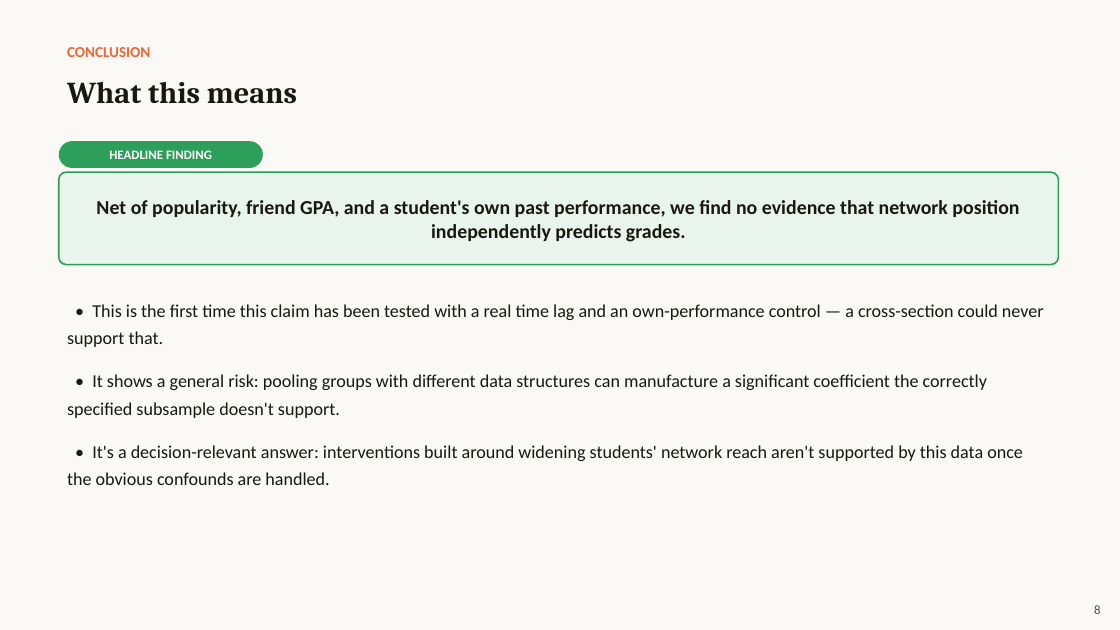
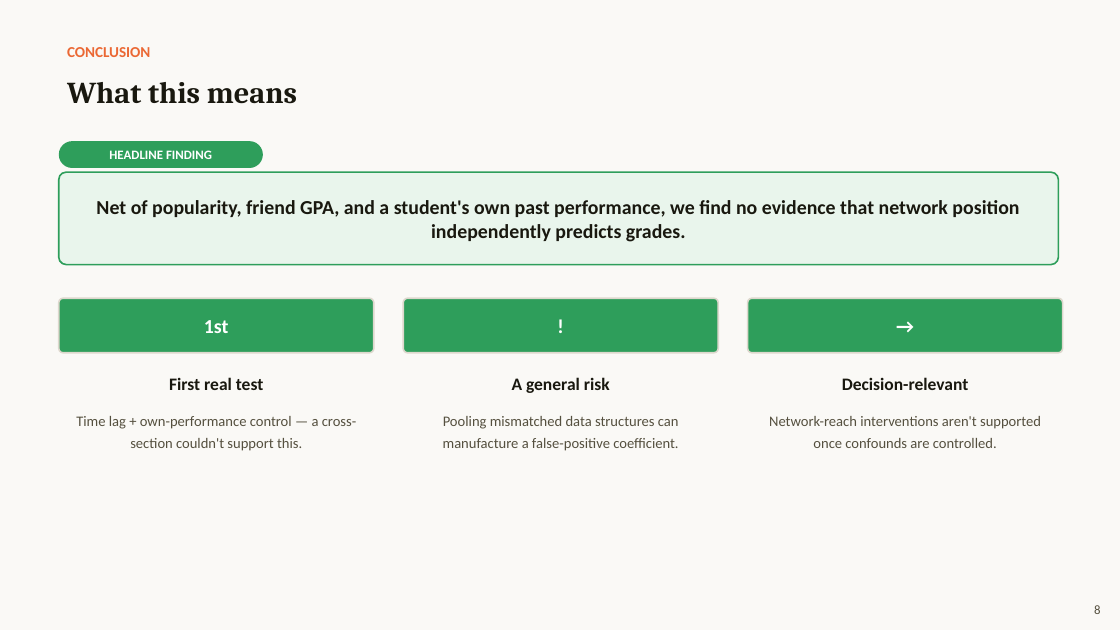
Before and after one commit to TingyingHuang/ECC3841-network-position-and-academic-performance, a slide deck: slide 8 of slides/Presentation2.pptx. Drawn at 1120x630 pixels with LibreOffice and Linux fonts; fonts in the diff are those of the drawing. Boxes give left, top, right and bottom in pixels: in the first picture for what was removed or moved away, otherwise in the second. Text is boxed around its words. In the diff, an @@ line names an element or a change of style, - is before the commit and + after.

```diff
--- a/slides/Presentation2.pptx
+++ b/slides/Presentation2.pptx
@@ rounded rectangle added at (x1=59, y1=298, x2=374, y2=353), fill #2E9E5B, outline #DDD8CD 1.4 pt, 17 pt, text #FFFFFF, bold @@
+1st
@@ rounded rectangle added at (x1=403, y1=298, x2=718, y2=353), fill #2E9E5B, outline #DDD8CD 1.4 pt, 17 pt, text #FFFFFF, bold @@
+!
@@ rounded rectangle added at (x1=748, y1=298, x2=1063, y2=353), fill #2E9E5B, outline #DDD8CD 1.4 pt, 17 pt, text #FFFFFF, bold @@
+→
@@ text removed at (x1=67, y1=304, x2=1044, y2=485) @@
-• This is the first time this claim has been tested with a real time lag and an own-performance control — a cross-section could never support that.
-• It shows a general risk: pooling groups with different data structures can manufacture a significant coefficient the correctly specified subsample doesn't support.
-• It's a decision-relevant answer: interventions built around widening students' network reach aren't supported by this data once the obvious confounds are handled.
@@ text added at (x1=169, y1=377, x2=263, y2=390), 15 pt, text #19180F, bold @@
+First real test
@@ text added at (x1=512, y1=377, x2=610, y2=393), 15 pt, text #19180F, bold @@
+A general risk
@@ text added at (x1=842, y1=377, x2=969, y2=390), 15 pt, text #19180F, bold @@
+Decision-relevant
@@ text added at (x1=76, y1=416, x2=357, y2=451), 12.5 pt, text #55503F @@
+Time lag + own-performance control — a cross-section couldn't support this.
@@ text added at (x1=443, y1=416, x2=679, y2=451), 12.5 pt, text #55503F @@
+Pooling mismatched data structures can manufacture a false-positive coefficient.
@@ text added at (x1=769, y1=416, x2=1041, y2=448), 12.5 pt, text #55503F @@
+Network-reach interventions aren't supported once confounds are controlled.
```
Also in this commit, not shown: 5 other slides changed, 1 other file.
